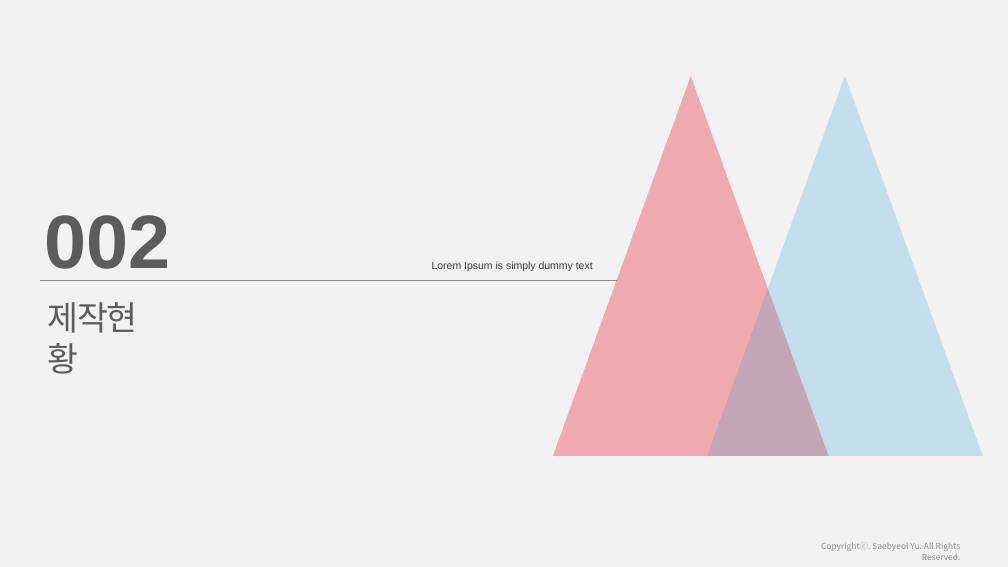
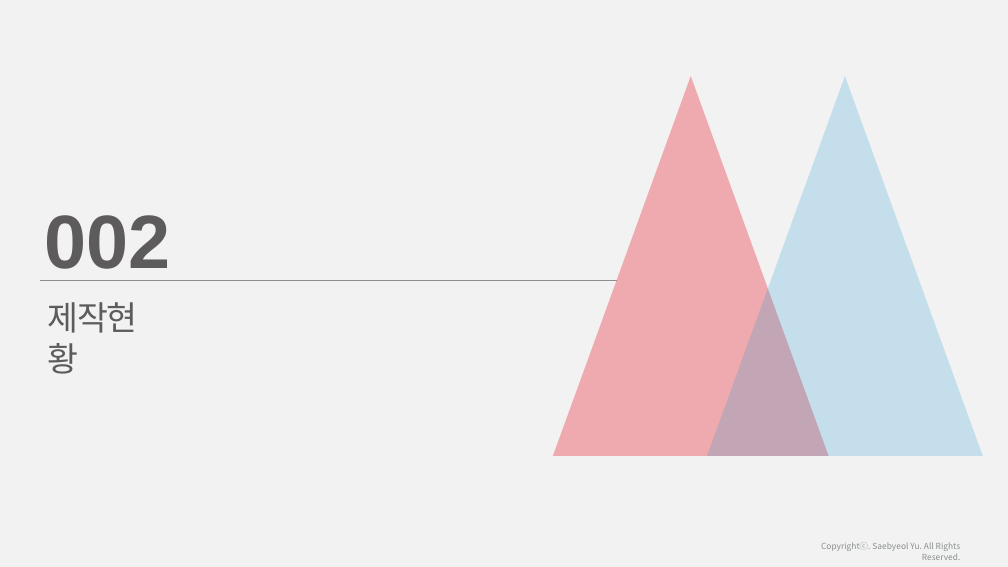
Before and after one commit to whale14/daelimProject, a slide deck: slide 7 of 발표자료.pptx. Drawn at 1008x567 pixels with LibreOffice and Linux fonts; fonts in the diff are those of the drawing. Boxes give left, top, right and bottom in pixels: in the first picture for what was removed or moved away, otherwise in the second. Text is boxed around its words. In the diff, an @@ line names an element or a change of style, - is before the commit and + after.

```diff
--- a/발표자료.pptx
+++ b/발표자료.pptx
@@ text removed at box(432, 261, 593, 271) @@
-Lorem Ipsum is simply dummy text
```
Also in this commit, not shown: 3 other slides changed, 3 other files.
